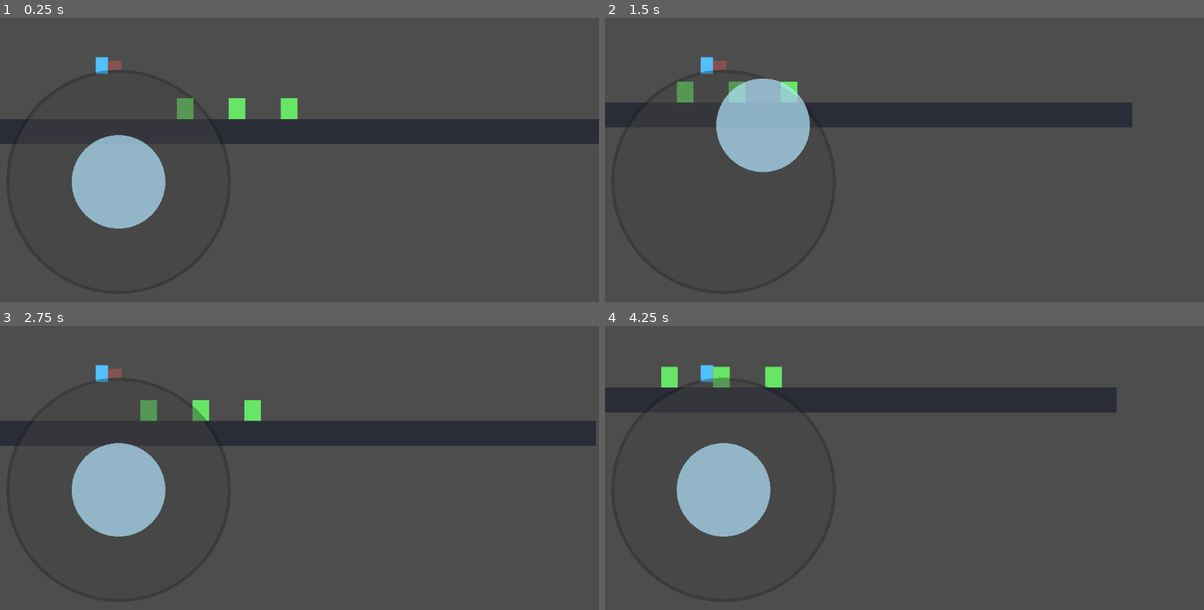
Above: before the commit, frames 1-4 (two rows, left to right).
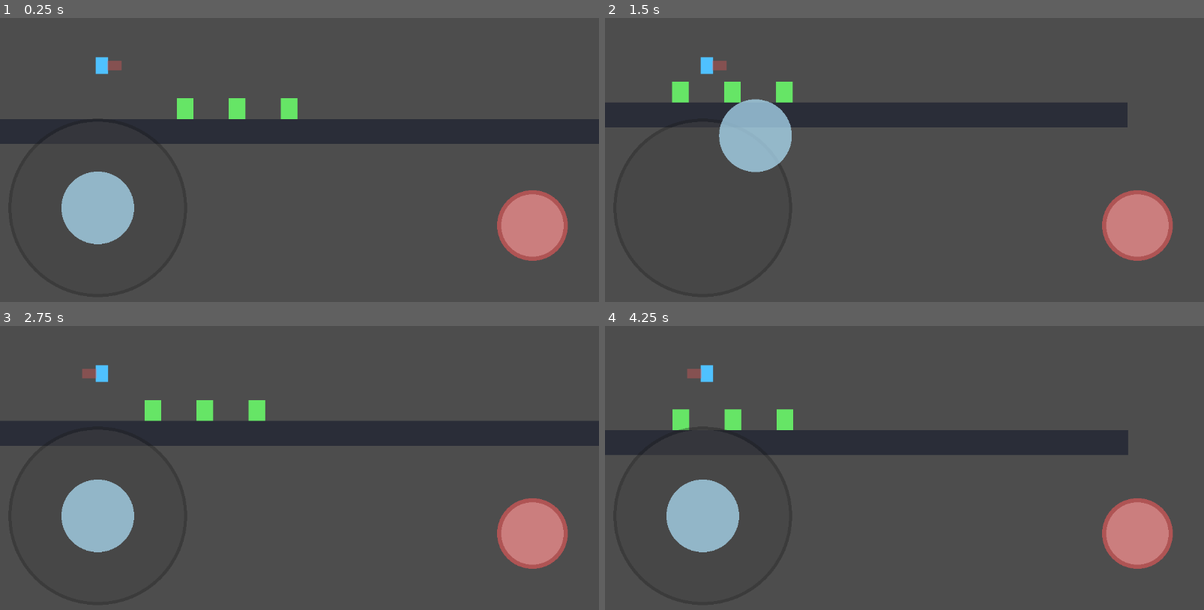
Above: after the commit, the same moments.

Repository: jenemia/BuildingSlash
Game: Godot game, scene res://node_2d.tscn
The game is run twice, just before and just after one commit, with the same random seed, the same clock (stepped at 60 frames per second) and the same inputs.
Inputs (mouse positions are in pixels of both pictures, inside the frame that each line leads up to):
- Up to frame 1 (0.25 s): no input
- Up to frame 2 (1.5 s): move the mouse to (1036, 120) at 0.52 s; hold D (move_right) 0.53-1.25 s; tap Z (attack, bound only after the commit) at 0.6 s; click (1036, 120) at 0.67 s; tap Space (jump) at 0.77, 1.07 s; tap J (attack, bound only before the commit) at 0.8 s; drag from (784, 154) to (718, 66) at 1.27 s
- Up to frame 3 (2.75 s): move the mouse to (359, 371) at 2.02 s; hold A (move_left) from 2.03 s (still down); tap Space (jump) at 2.1 s; tap Z (attack, bound only after the commit) at 2.3 s
- Up to frame 4 (4.25 s): release A (move_left) at 2.75 s; drag from (874, 513) to (724, 397) at 2.77 s; move the mouse to (1084, 496) at 3.52 s; hold D (move_right) from 3.53 s (still down); tap J (attack, bound only before the commit) at 3.6 s; tap Space (jump) at 3.77, 3.8, 4.07 s

The runs differ from the first frame. In frame 1, 5.9% of the frame differs, in the area x 10-95%, y 18-86%; in frame 2, 4.6%; in frame 3, 6.5%; in frame 4, 19%, in the area x 0-95%, y 14-86%.

Commit message:
feat(prototype): add mobile attack input and tune touch controls

Diff:
--- a/node_2d.tscn
+++ b/node_2d.tscn
@@ -41,3 +41,4 @@
 
 [connection signal="move_axis_changed" from="MobileControls/MobileJoystick" to="Player" method="set_mobile_move_axis"]
 [connection signal="jump_triggered" from="MobileControls/MobileJoystick" to="Player" method="trigger_mobile_jump"]
+[connection signal="attack_triggered" from="MobileControls/MobileJoystick" to="Player" method="trigger_mobile_attack"]
--- a/project.godot
+++ b/project.godot
@@ -34,7 +34,7 @@
 }
 attack={
 "deadzone": 0.5,
-"events": [Object(InputEventKey,"resource_local_to_scene":fa …(119 unchanged characters)… ressed":false,"pressed":false,"keycode":74,"physical_keycode":74,"key_label":74,"unicode":106,"location":0,"echo":false,"script":null)
+"events": [Object(InputEventKey,"resource_local_to_scene":fa …(119 unchanged characters)… ressed":false,"pressed":false,"keycode":90,"physical_keycode":90,"key_label":90,"unicode":122,"location":0,"echo":false,"script":null)
 ]
 }
 
--- a/scripts/player/player_attack.gd
+++ b/scripts/player/player_attack.gd
@@ -30,7 +30,11 @@
 		if active_left <= 0.0:
 			_end_attack()
 
-	if Input.is_action_just_pressed("attack"):
+	var mobile_attack := false
+	if player != null and player.has_method("consume_mobile_attack_request"):
+		mobile_attack = bool(player.call("consume_mobile_attack_request"))
+
+	if Input.is_action_just_pressed("attack") or mobile_attack:
 		_try_start_attack()
 
 func _try_start_attack() -> void:
--- a/scripts/player/player_controller.gd
+++ b/scripts/player/player_controller.gd
@@ -12,6 +12,7 @@
 var facing: int = 1
 var mobile_axis: float = 0.0
 var mobile_jump_requested: bool = false
+var mobile_attack_requested: bool = false
 var _debug_accum: float = 0.0
 
 func _ready() -> void:
@@ -72,6 +73,15 @@
 func trigger_mobile_jump() -> void:
 	mobile_jump_requested = true
 
+func trigger_mobile_attack() -> void:
+	mobile_attack_requested = true
+
+func consume_mobile_attack_request() -> bool:
+	if mobile_attack_requested:
+		mobile_attack_requested = false
+		return true
+	return false
+
 func get_facing() -> int:
 	return facing
 
--- a/scripts/ui/mobile_joystick.gd
+++ b/scripts/ui/mobile_joystick.gd
@@ -2,16 +2,22 @@
 
 signal move_axis_changed(axis: float)
 signal jump_triggered
+signal attack_triggered
 
-@export var base_radius: float = 216.0
-@export var knob_radius: float = 90.0
-@export var left_margin: float = 220.0
-@export var bottom_margin: float = 240.0
-@export var deadzone: float = 0.2
-@export var jump_threshold: float = 0.7
+@export var base_radius: float = 172.0
+@export var knob_radius: float = 70.0
+@export var left_margin: float = 188.0
+@export var bottom_margin: float = 190.0
+@export var deadzone: float = 0.18
+@export var jump_threshold: float = 0.62
+@export var attack_button_radius: float = 68.0
+@export var attack_right_margin: float = 128.0
+@export var attack_bottom_margin: float = 156.0
 
 var _active_touch_id: int = -1
+var _attack_touch_id: int = -1
 var _base_center: Vector2 = Vector2.ZERO
+var _attack_center: Vector2 = Vector2.ZERO
 var _knob_offset: Vector2 = Vector2.ZERO
 var _jump_latched: bool = false
 
@@ -33,9 +39,16 @@
 		if _active_touch_id == -1 and _is_valid_start(event.position):
 			_active_touch_id = event.index
 			_update_from_position(event.position)
+		elif _attack_touch_id == -1 and _is_attack_button(event.position):
+			_attack_touch_id = event.index
+			attack_triggered.emit()
+			queue_redraw()
 	else:
 		if event.index == _active_touch_id:
 			_release_stick()
+		if event.index == _attack_touch_id:
+			_attack_touch_id = -1
+			queue_redraw()
 
 func _handle_drag(event: InputEventScreenDrag) -> void:
 	if event.index != _active_touch_id:
@@ -77,6 +90,9 @@
 		return false
 	return screen_pos.distance_to(_base_center) <= base_radius * 1.8
 
+func _is_attack_button(screen_pos: Vector2) -> bool:
+	return screen_pos.distance_to(_attack_center) <= attack_button_radius * 1.2
+
 func _update_layout() -> void:
 	var viewport_size := get_viewport_rect().size
 	var padding := 12.0
@@ -88,6 +104,14 @@
 	var target_x := clampf(left_margin, min_x, max_x)
 	var target_y := clampf(viewport_size.y - bottom_margin, min_y, max_y)
 	_base_center = Vector2(target_x, target_y)
+
+	var attack_min_x := attack_button_radius + padding
+	var attack_max_x := viewport_size.x - attack_button_radius - padding
+	var attack_min_y := attack_button_radius + padding
+	var attack_max_y := viewport_size.y - attack_button_radius - padding
+	var attack_x := clampf(viewport_size.x - attack_right_margin, attack_min_x, attack_max_x)
+	var attack_y := clampf(viewport_size.y - attack_bottom_margin, attack_min_y, attack_max_y)
+	_attack_center = Vector2(attack_x, attack_y)
 
 	if _active_touch_id == -1:
 		_knob_offset = Vector2.ZERO
@@ -104,3 +128,9 @@
 	draw_circle(_base_center, base_radius, Color(0.1, 0.1, 0.1, 0.35))
 	draw_circle(_base_center, base_radius - 6.0, Color(0.5, 0.5, 0.5, 0.18))
 	draw_circle(_base_center + _knob_offset, knob_radius, Color(0.7, 0.9, 1.0, 0.7))
+
+	var attack_color := Color(1.0, 0.35, 0.35, 0.55)
+	if _attack_touch_id != -1:
+		attack_color = Color(1.0, 0.2, 0.2, 0.9)
+	draw_circle(_attack_center, attack_button_radius, attack_color)
+	draw_circle(_attack_center, attack_button_radius - 8.0, Color(1.0, 0.8, 0.8, 0.35))
Not shown, changed: docs/resource-replacement-checklist.md
Not shown, changed: index.html
Not shown, changed: index.pck
